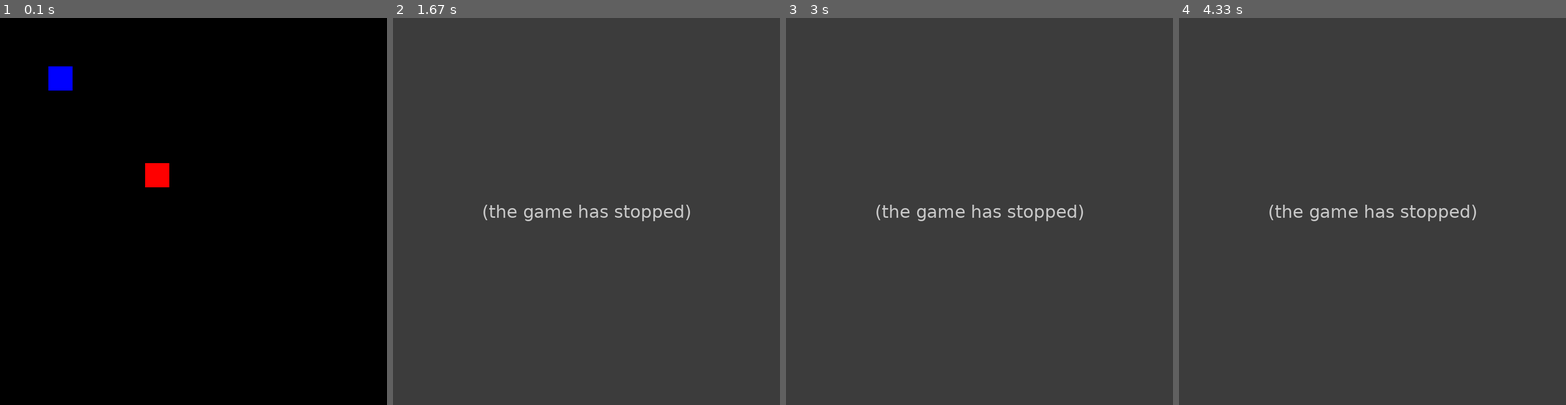
Above: before the commit, frames 1-4 (left to right).
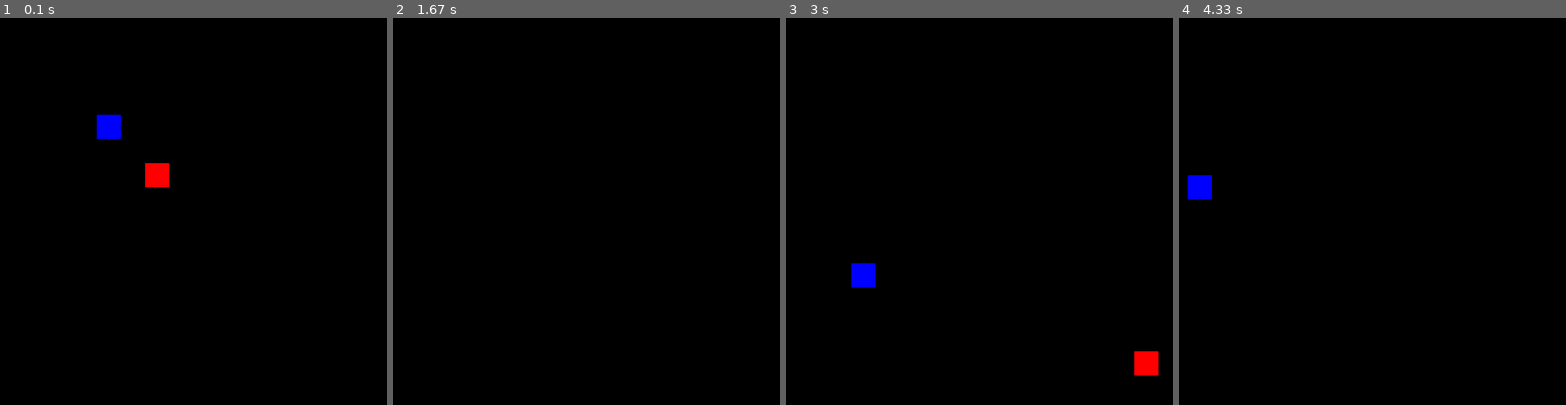
Above: after the commit, the same moments.

Repository: Med1v/pygameECSengine
Game: pygame game, started from main.py
The game is run twice, just before and just after one commit, with the same random seed, the same clock (stepped at 60 frames per second) and the same inputs.
Inputs:
- Up to frame 1 (0.1 s): no input
- Up to frame 2 (1.67 s): hold Right 0.33-0.8 s; hold Up 0.83-1.13 s; hold W 0.83-1.13 s; hold Right 1.17-1.63 s; hold D 1.17-1.63 s
- Up to frame 3 (3 s): hold Left 1.67-2.2 s; hold A 1.67-2.2 s; hold Enter 2.23-2.53 s; hold Down 2.23-2.53 s; hold S 2.23-2.53 s; hold Down 2.57-2.87 s; hold S 2.57-2.87 s; hold Left from 2.9 s (still down); hold A from 2.9 s (still down)
- Up to frame 4 (4.33 s): release Left at 3.3 s; release A at 3.3 s; hold Up 3.33-3.7 s; hold W 3.33-3.7 s; hold Right from 3.73 s (still down); hold D from 3.73 s (still down)

The runs differ from the first frame. In frame 1, 0.8% of the frame differs, in the area x 12-32%, y 12-32%; in frame 2, 100%, in the area x 0-100%, y 0-100%; in frame 3, 100%; in frame 4, 100%.
Error before the commit: KeyError: 1073741903 (systems.py line 102); the game stopped at 0.33 s (later frames are placeholders)

Commit message:
inertia physics done

Diff:
--- a/components.py
+++ b/components.py
@@ -9,11 +9,12 @@
         self.e = None
 
 
-class Position(Component):
+class Transform(Component):
     def __init__(self, posx, posy):
         super().__init__([])
         self.x = posx
         self.y = posy
+        self.a = 0  # ?
 
 
 class BasicMovement(Component):
@@ -22,12 +23,38 @@
         self.speed = speed
 
 
+class InertiaMovement(Component):
+    def __init__(self, friction, power, weight, maxspeed, speedx=0, speedy=0):
+        super().__init__([PhysicsSystem])
+        self.friction = friction
+        self.weight = weight
+        self.power = power
+        self.forces = [0, 0, 0, 0]  # up; right; down; left
+        self.speedx = speedx
+        self.speedy = speedy
+        self.maxspeed = maxspeed  # ?
+
+
+class CollisionBox(Component):
+    def __init__(self, width, height):
+        super().__init__([PhysicsSystem])
+        self.width = width
+        self.height = height
+
+
 class PlayerCtrl(Component):
     def __init__(self, keyBindsMap):
         super().__init__([HandlerSystem])
         # 0-no; 1-up; 2-right; 3-down; 4-left
         self.keyBinds = keyBindsMap
-        self.direction = 0
+        self.direction = [0, 0, 0, 0]
+
+
+class ChaseBotCtrl(Component):
+    def __init__(self):
+        super().__init__([BotSystem])
+        # 0-no; 1-up; 2-right; 3-down; 4-left
+        self.direction = [0, 0, 0, 0]
 
 
 class Rectangle(Component):
--- a/entity.py
+++ b/entity.py
@@ -19,6 +19,8 @@
 
 
 def init(mng):
+    PLAYER_FRICTION = 20
+
     elist = []
 
     player1 = Entity('player1', mng)
@@ -31,8 +33,9 @@
         'throw': pygame.K_b
     }
     player1.addComponent(PlayerCtrl(keyBinds))
-    player1.addComponent(Position(100, 100))
-    player1.addComponent(BasicMovement(5))
+    player1.addComponent(Transform(200, 200))
+    # friction, power, weight, maxspeed, speedx=0, speedy=0
+    player1.addComponent(InertiaMovement(PLAYER_FRICTION, PLAYER_FRICTION + 30, 150, 10))
     player1.addComponent(Rectangle(BLUE, 50))
 
     elist.append(player1)
@@ -47,8 +50,10 @@
         'throw': pygame.K_o
     }
     player2.addComponent(PlayerCtrl(keyBinds))
-    player2.addComponent(Position(300, 300))
-    player2.addComponent(BasicMovement(5))
+    player2.addComponent(Transform(300, 300))
+    # player2.addComponent(BasicMovement(5))
+    # friction, power, weight, maxspeed, speedx=0, speedy=0
+    player2.addComponent(InertiaMovement(PLAYER_FRICTION, PLAYER_FRICTION + 30, 25, 10))
     player2.addComponent(Rectangle(RED, 50))
 
     elist.append(player2)
--- a/systems.py
+++ b/systems.py
@@ -1,5 +1,5 @@
 from mycolors import *
-import time
+import math
 
 # abstract system base class
 class BasicSystem(object):
@@ -12,14 +12,9 @@
 # Basically a key event listener
 class HandlerSystem(BasicSystem):
     def __init__(self, pg):
-        super(HandlerSystem, self).__init__(pg)
+        super().__init__(pg)
         # dict of key:f(): if 'key' ressed then run function f() on the player
         self.keyMap = {}
-
-        # profiler variables
-        self.keyProfilerNum = {}
-        self.keyProfilerSpeed = {}
-        self.speed_profiler = False
 
         # global keybinds don't have parameters
         # player specific have playerCtrl component as param
@@ -36,23 +31,23 @@
         # pla - PLayer Action
 
         def plaStop(pl):
-            pl.direction = 0
+            pl.direction = [0, 0, 0, 0]
             return 'stp'
 
         def plaUp(pl):
-            pl.direction = 1
+            pl.direction[0] = 1
             return 'mov'
 
         def plaRight(pl):
-            pl.direction = 2
+            pl.direction[1] = 1
             return 'mov'
 
         def plaDown(pl):
-            pl.direction = 3
+            pl.direction[2] = 1
             return 'mov'
 
         def plaLeft(pl):
-            pl.direction = 4
+            pl.direction[3] = 1
             return 'mov'
 
         def plaDash(pl):
@@ -76,12 +71,10 @@
     # maps global key to keyMap
     def addKey(self, k, f):
         self.keyMap[k] = f
-        self.keyProfilerNum[k] = 0
-        self.keyProfilerSpeed[k] = []
 
     # if movement key wasn't pressed then stop player
     def reset(self, pl):
-        pl.direction = 0
+        pl.direction = [0, 0, 0, 0]
 
     # called in main loop
     def update(self, cmp_dict):
@@ -93,67 +86,123 @@
         for c in cmp_dict[self.cmps.PlayerCtrl]:
             total_mov = 0
             # go through custom player keybinds
+            self.reset(c)
             for actionstr, k in c.keyBinds.items():
                 if keys[k]:
-                    starttime = time.clock()  # for perfomance measure
                     ares = self.actionMap[actionstr](c)
                     if ares == 'mov': total_mov += 1
-                    # profiler (perfomance measure stuff)
-                    self.keyProfilerNum[k] += 1
-                    if self.speed_profiler:
-                        self.keyProfilerSpeed[k].append(time.clock() - starttime)
-            # stop player if no movement was commanded
-            if total_mov == 0: self.reset(c)
+
 
         # global keybinds
         for k, action in self.keyMap.items():
             if keys[k]:
-                starttime = time.clock()
                 # global keybinds define state of the app (like exit/pause)
                 res = action()
-                self.keyProfilerNum[k] += 1
-                if self.speed_profiler:
-                    self.keyProfilerSpeed[k].append(time.clock() - starttime)
 
         return res
 
 
+class BotSystem(BasicSystem):
+    def __init__(self, pg):
+        super().__init__(pg)
+
+    def update(self, cmp_dict):
+        pass
+
+
 class PhysicsSystem(BasicSystem):
     def __init__(self, pg):
-        super(PhysicsSystem, self).__init__(pg)
-
-        import components as cmps
-        self.cmps = cmps
-
-    def update(self, cmp_dict):
-        for obj_type, comp_list in cmp_dict.items():
-            for c in comp_list:
-                pos = c.e.cmp_dict[self.cmps.Position]
-
-                # Iterate through players phisics movement
-                # BasicMovement component
-                # if component has BasicMovement component and attached to a player
-                if obj_type == self.cmps.BasicMovement and self.cmps.PlayerCtrl in c.e.cmp_dict:
-                    direction = c.e.cmp_dict[self.cmps.PlayerCtrl].direction
-                    if direction == 1:
-                        pos.y -= c.speed
-                    elif direction == 2:
-                        pos.x += c.speed
-                    elif direction == 3:
-                        pos.y += c.speed
-                    elif direction == 4:
-                        pos.x -= c.speed
+        super().__init__(pg)
+
+    def playerMovement(self, pos, c):
+        direction = c.e.cmp_dict[self.cmps.PlayerCtrl].direction
+        if direction[0] == 1:
+            pos.y -= c.speed
+        if direction[1] == 1:
+            pos.x += c.speed
+        if direction[2] == 1:
+            pos.y += c.speed
+        if direction[3] == 1:
+            pos.x -= c.speed
+
+    def inertiaMovement(self, pos, c):
+        direction = c.e.cmp_dict[self.cmps.PlayerCtrl].direction
+
+        c.forces = [x * c.power for x in direction]
+
+    def registerCollision(self, pos, c):
+        pass
+
+    def inertiaUpdate(self, pos, c):
+        sign = lambda x: (1, -1)[x < 0]
+        # friction
+        fr_change = c.friction/c.weight
+
+        fr_speedx = sign(c.speedx)*fr_change
+        fr_speedy = sign(c.speedy)*fr_change
+
+        c.speedx -= fr_speedx if (abs(fr_speedx) < abs(c.speedx)) else c.speedx
+        c.speedy -= fr_speedy if (abs(fr_speedy) < abs(c.speedy)) else c.speedy
+
+        # force
+        c.speedx += (c.forces[1] - c.forces[3])/c.weight
+        c.speedy += (c.forces[2] - c.forces[0])/c.weight
+        c.forces = [0, 0, 0, 0]
+
+        # max speed
+        curr_speed = math.sqrt(c.speedx**2 + c.speedy**2)
+        if curr_speed > c.maxspeed:
+            if c.speedy == 0 or c.speedx == 0:
+                c.speedx = sign(c.speedx) * c.maxspeed if abs(c.speedx) > c.maxspeed else 0
+                c.speedy = sign(c.speedy) * c.maxspeed if abs(c.speedy) > c.maxspeed else 0
+            else:
+                angle = math.atan(abs(c.speedy/c.speedx))
+                c.speedx = sign(c.speedx) * math.cos(angle) * c.maxspeed
+                c.speedy = sign(c.speedy) * math.sin(angle) * c.maxspeed
+
+        # position
+        pos.x += c.speedx
+        pos.y += c.speedy
+
+    def getPos(self, c):
+        # if component's entity doesn't have transform it is irrelevant to physicsSystem
+        try: return c.e.cmp_dict[self.cmps.Transform]
+        except KeyError: None
+
+    def update(self, cmp_dict):
+        # Iterate through each component type in desired order
+        if self.cmps.BasicMovement in cmp_dict:
+            for c in cmp_dict[self.cmps.BasicMovement]:
+                pos = self.getPos(c)
+                if pos is None: continue
+                if self.cmps.PlayerCtrl in c.e.cmp_dict:
+                    self.playerMovement(pos, c)
+
+        if self.cmps.InertiaMovement in cmp_dict:
+            for c in cmp_dict[self.cmps.InertiaMovement]:
+                pos = self.getPos(c)
+                if pos is None: continue
+                self.inertiaMovement(pos, c)
+
+        if self.cmps.CollisionBox in cmp_dict:
+            for c in cmp_dict[self.cmps.CollisionBox]:
+                pos = self.getPos(c)
+                if pos is None: continue
+                self.registerCollision(pos, c)
+
+        if self.cmps.InertiaMovement in cmp_dict:
+            for c in cmp_dict[self.cmps.InertiaMovement]:
+                pos = self.getPos(c)
+                if pos is None: continue
+                self.inertiaUpdate(pos, c)
 
         return 1
 
 
 class RenderSystem(BasicSystem):
     def __init__(self, pg, screen):
-        super(RenderSystem, self).__init__(pg)
+        super().__init__(pg)
         self.screen = screen
-
-        import components as cmps
-        self.cmps = cmps
 
     def update(self, cmp_dict):
         # clear frame with background color
@@ -161,8 +210,8 @@
 
         for _, comp_list in cmp_dict.items():
             for obj in comp_list:
-                # no position - no render
-                try: pos = obj.e.cmp_dict[self.cmps.Position]
+                # no Transform - no render
+                try: pos = obj.e.cmp_dict[self.cmps.Transform]
                 except KeyError: continue
                 # render here
                 obj.render_shape(self.screen, pos.x, pos.y)
